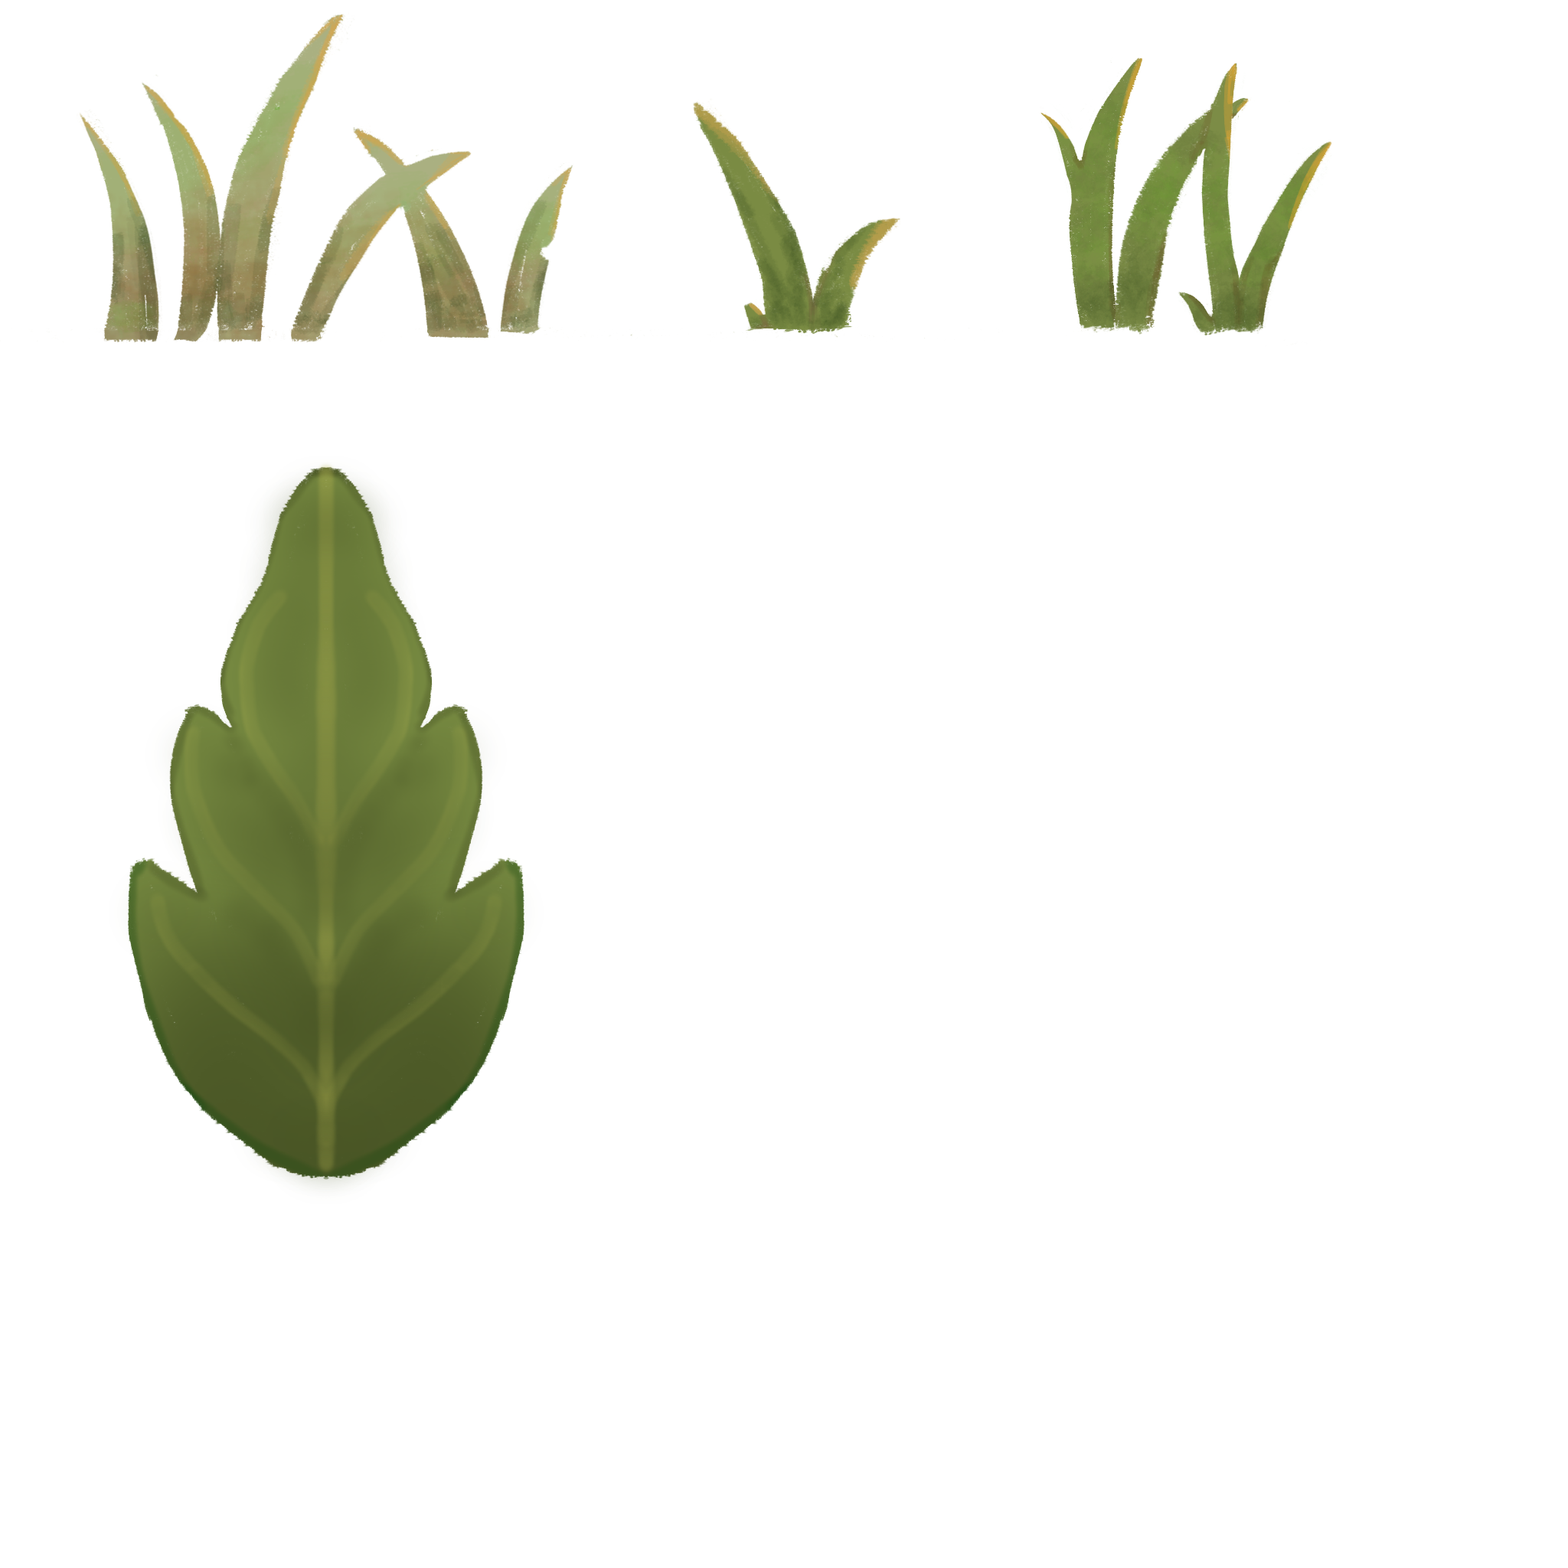
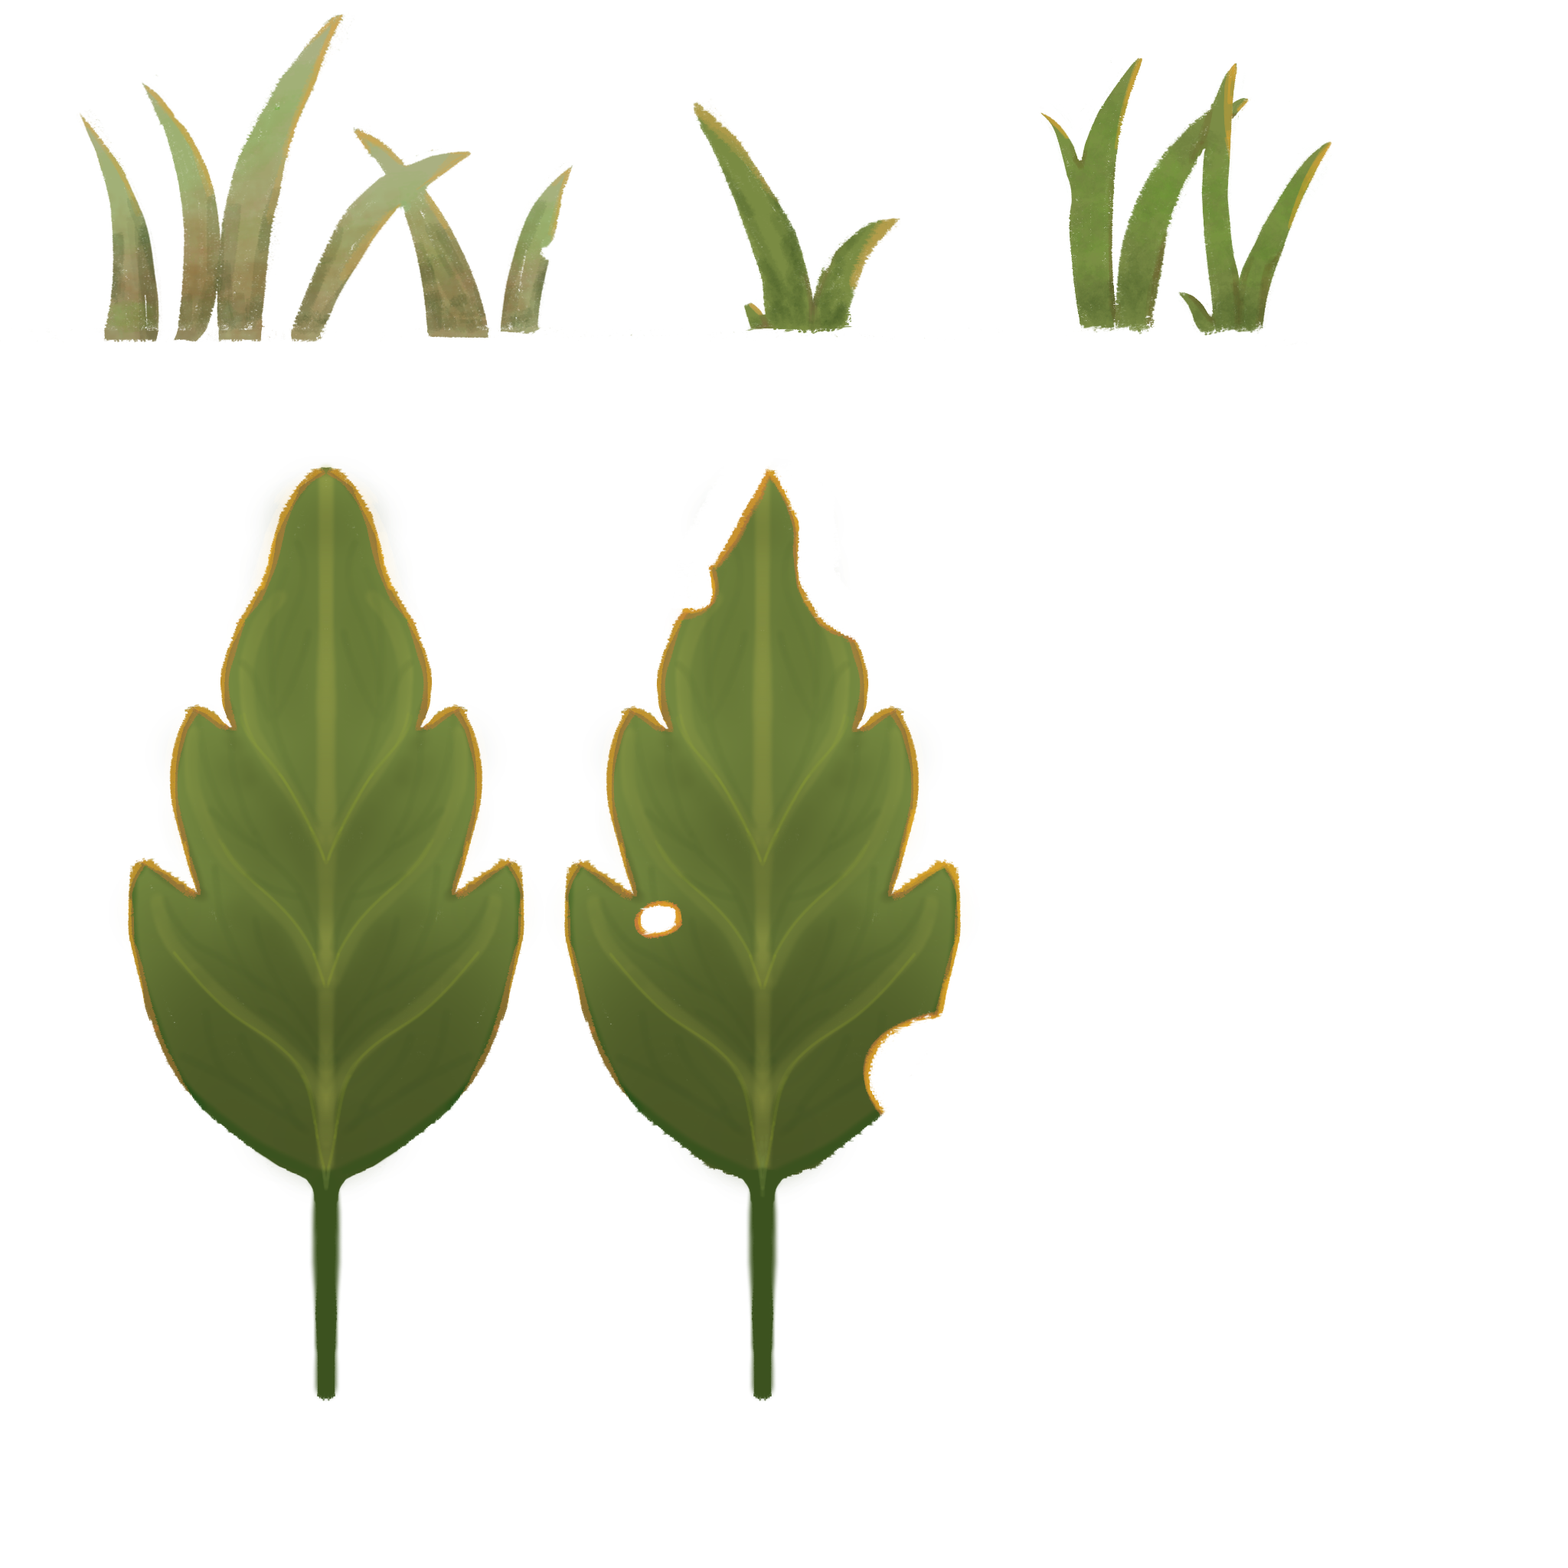
Layer changes from the first w=1568, h=1568 image to the second:
added group "Agrupar 7" with 3 layers above "Agrupar 2" over [122, 463, 972, 1402]
added layer "Pintar camada 8" in group "Agrupar 7" over [122, 463, 972, 1274]
added layer "Copiar de Pintar camada 9" in group "Agrupar 7" over [152, 1029, 392, 1402]
added layer "Copiar de Agrupar 2 Mescladas" in group "Agrupar 7" over [122, 463, 972, 1274]
added layer "Pintar camada 5" in group "Agrupar 2" over [122, 466, 530, 1176]
added layer "Pintar camada 6" (69%) in group "Agrupar 2" over [122, 466, 530, 1225]
painted on "Pintar camada 4" over [122, 466, 588, 1372]
added layer "Pintar camada 9" in group "Agrupar 2" over [245, 1029, 392, 1402]
painted on "Pintar camada 1" over [122, 466, 530, 1225]